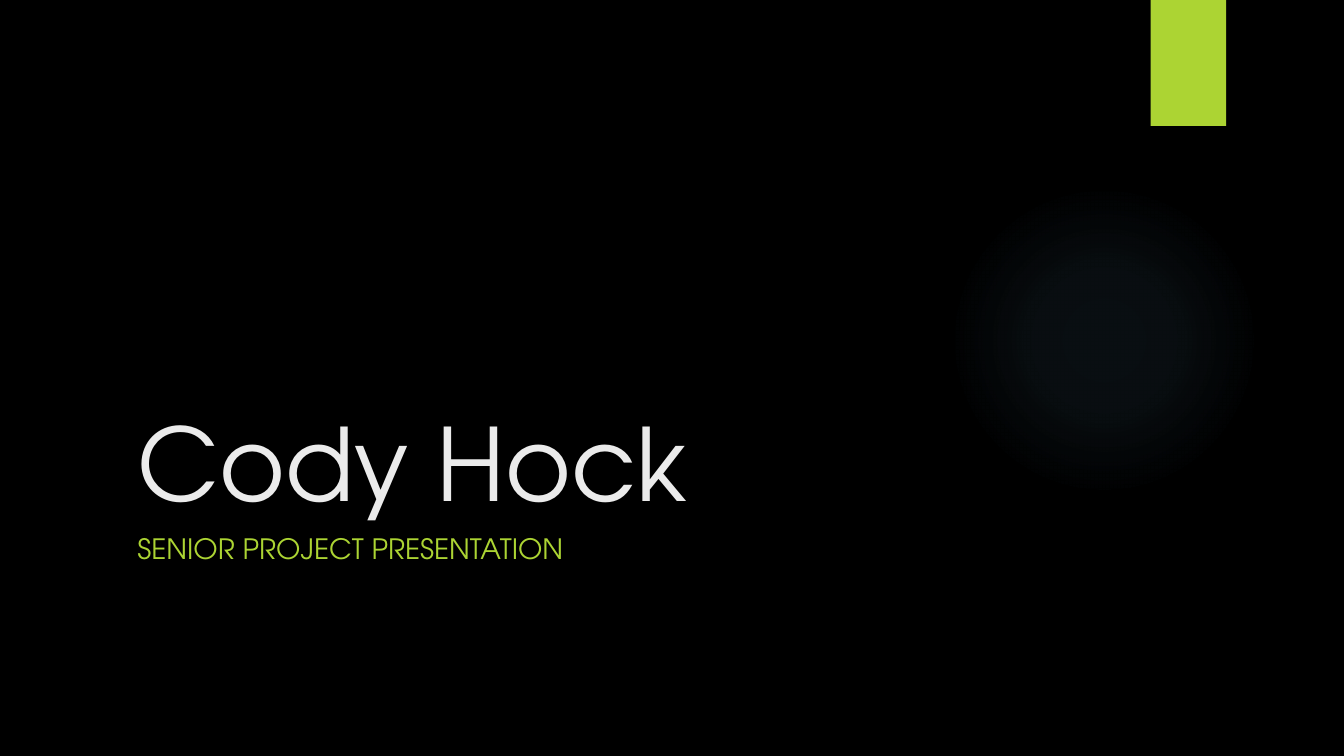
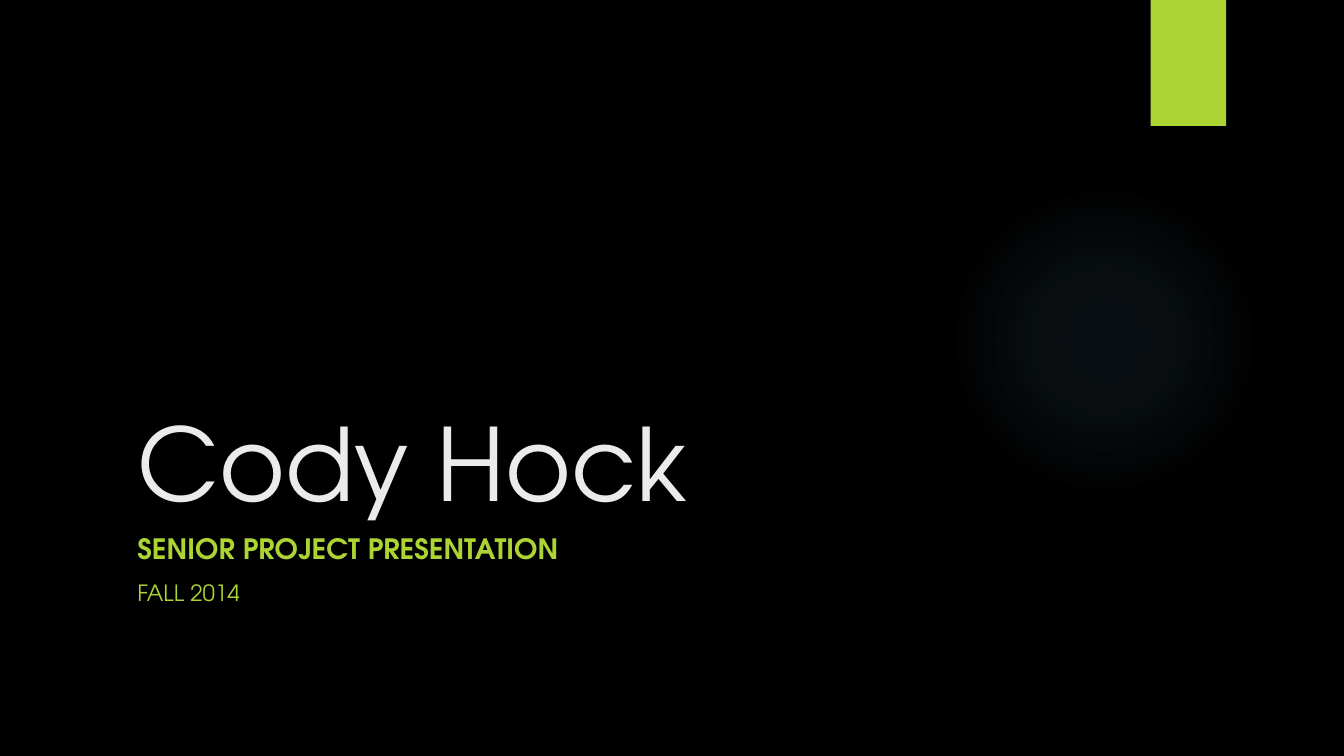
Before and after one commit to codyhock/Senior-Project, a slide deck: slide 1 of CHOCKfinal.pptx. Drawn at 1344x756 pixels with LibreOffice and Linux fonts; fonts in the diff are those of the drawing; background and template pictures are left out. Boxes give left, top, right and bottom in pixels: in the first picture for what was removed or moved away, otherwise in the second. Text is boxed around its words. In the diff, an @@ line names an element or a change of style, - is before the commit and + after.

```diff
--- a/CHOCKfinal.pptx
+++ b/CHOCKfinal.pptx
@@ subtitle at [137, 538, 559, 560]: bold on in "SENIOR PROJECT PRESENTATION" @@
@@ subtitle at [137, 584, 240, 602]: paragraph added @@
+FALL 2014
```
Also in this commit, not shown: 6 other slides changed, 4 slides added, 4 slides removed, 2 other files.
